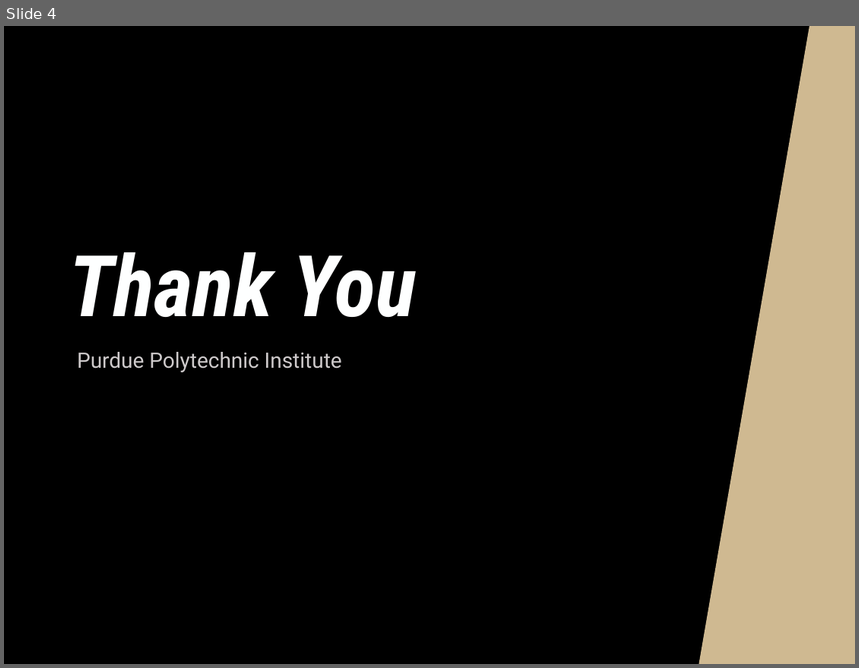
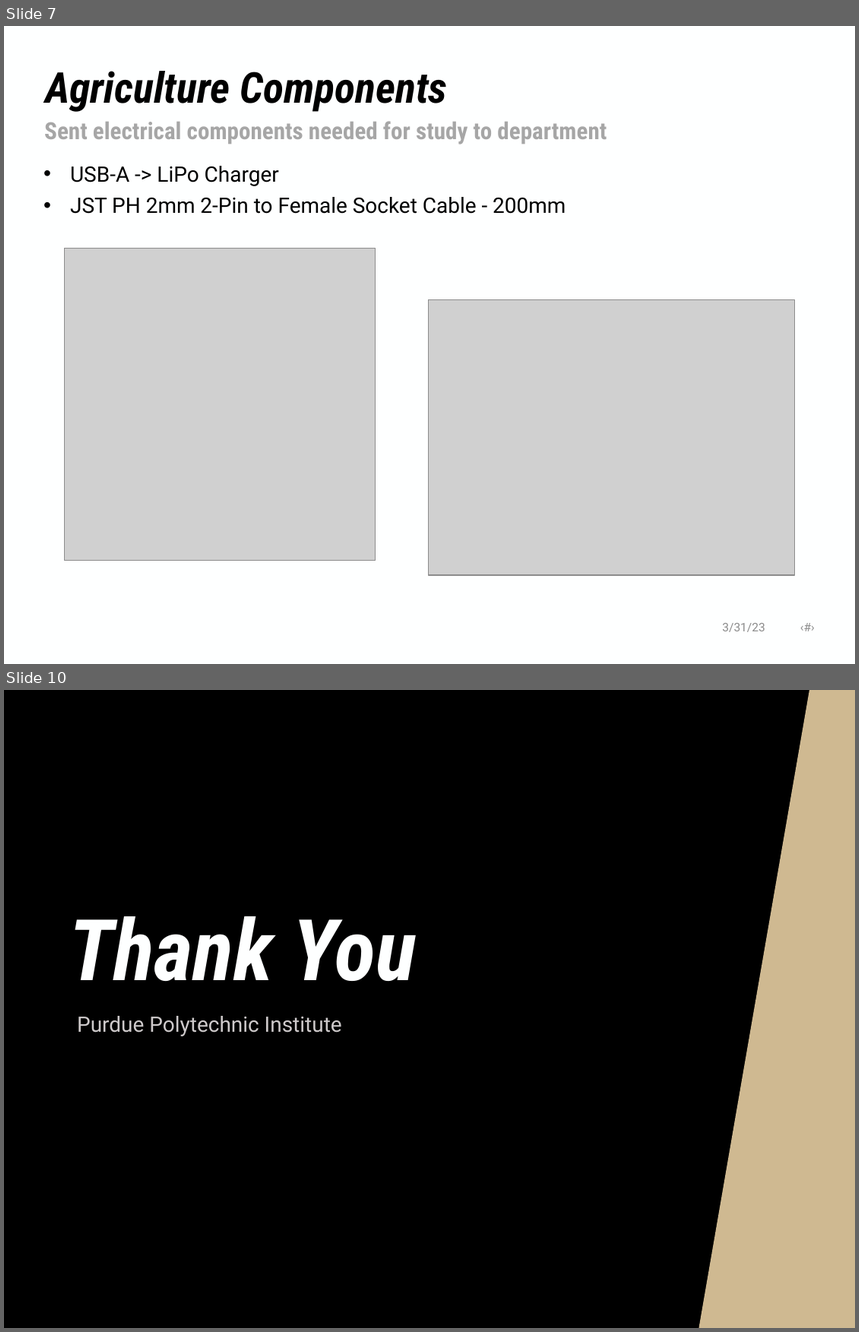
Before and after one commit to NHuang58/Biomedical_Device_PCB, a slide deck: Documentation/Slides/Week_21.pptx. Shown one above the other, each under a label of ours: slide 4 before the commit, slides 7 and 10 after it; the slides between them are not shown. The pictures are 859x668 and 859x1332 pixels, drawn with LibreOffice and Linux fonts; fonts in the diff are those of the drawing; grey boxes stand for pictures; background and template pictures are left out. Boxes give left, top, right and bottom in pixels: in the first picture for what was removed or moved away, otherwise in the second. Text is boxed around its words. In the diff, an @@ line names an element or a change of style, - is before the commit and + after.

```diff
--- a/Documentation/Slides/Week_21.pptx
+++ b/Documentation/Slides/Week_21.pptx
@@ slide 7 added at bbox=[4, 26, 855, 664], background #FEFFFF @@
@@ title added at bbox=[45, 71, 448, 112], 36 pt, text #000000, bold, italic @@
+Agriculture Components
@@ text added at bbox=[44, 121, 607, 145], 20 pt, text #A6A6A6, bold @@
+Sent electrical components needed for study to department
@@ text added at bbox=[70, 166, 566, 214], 18 pt, text #000000 @@
+• USB-A -> LiPo Charger
+• JST PH 2mm 2-Pin to Female Socket Cable - 200mm
@@ picture added at bbox=[65, 248, 375, 560] @@
@@ picture added at bbox=[429, 300, 796, 576] @@
@@ text added at bbox=[722, 623, 765, 632], 10 pt, text #8C8C8C @@
+3/31/23 ‹#›
@@ what was slide 4 is now slide 10 @@
```
Also in this commit, not shown: 3 slides changed, 5 other slides added, 5 other files.
